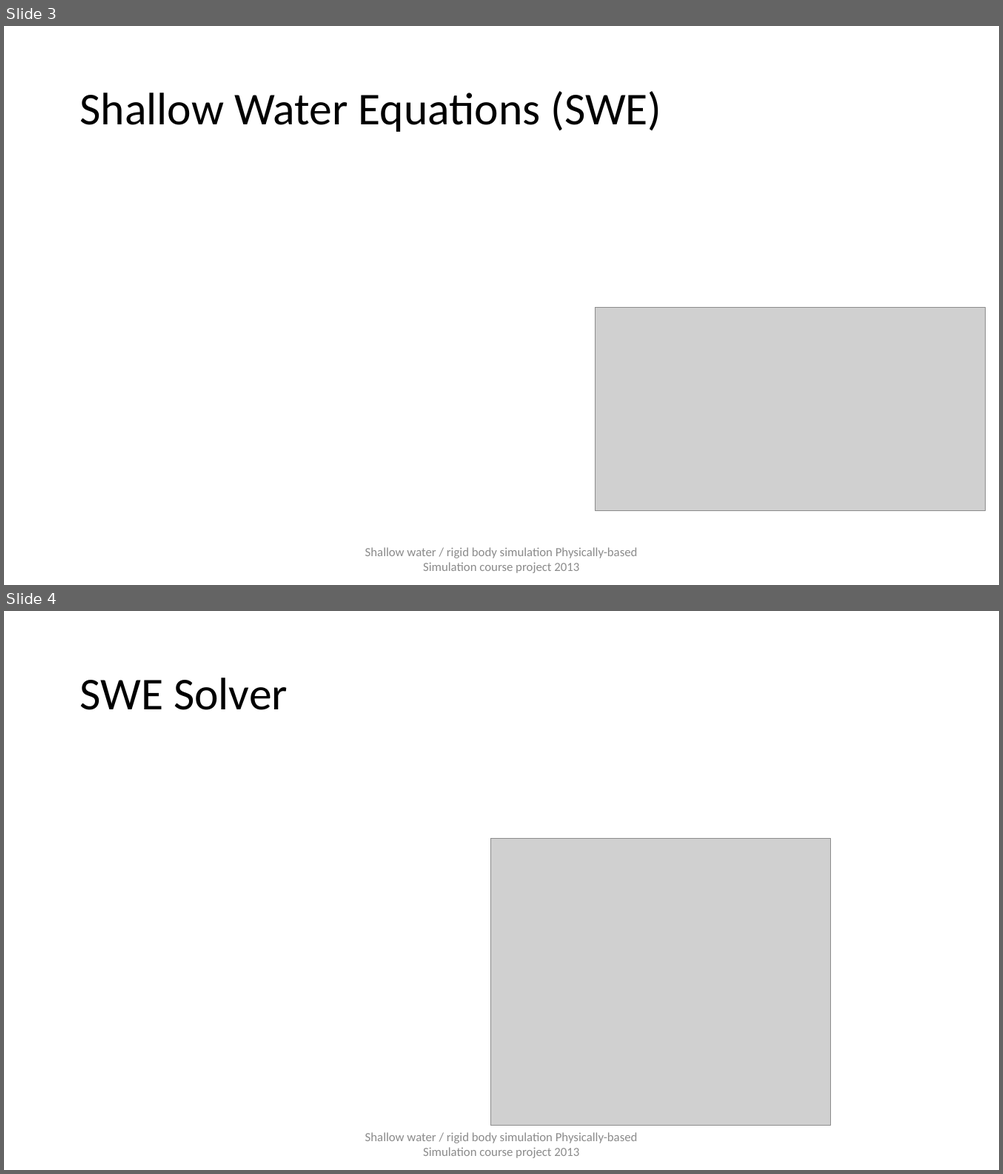
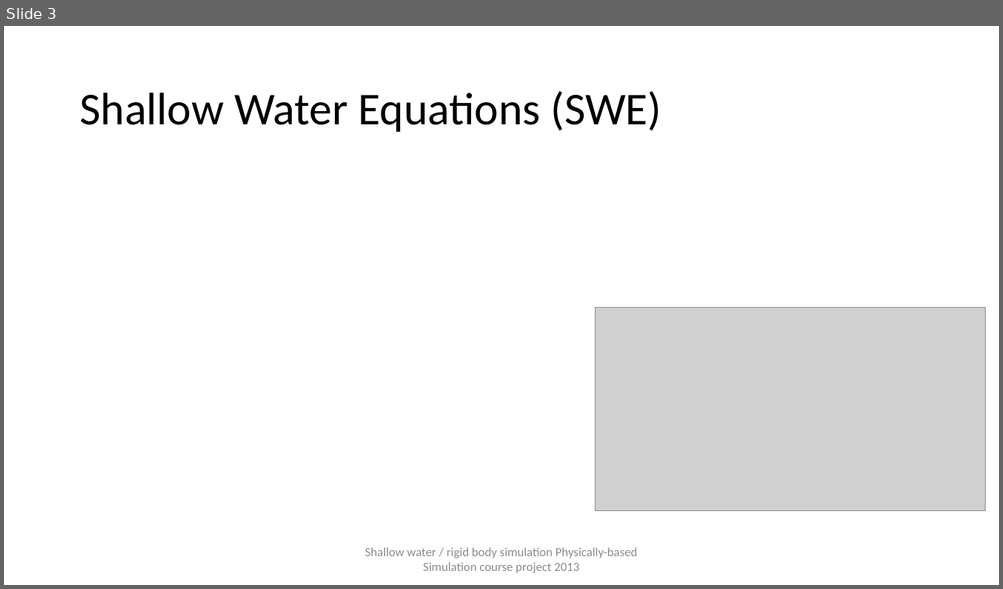
Before and after one commit to remodietlicher/PBSProject, a slide deck: ShallowWater/presentation/Presentation1.pptx. Shown one above the other, each under a label of ours: slides 3 and 4 before the commit, slide 3 after it. The pictures are 1003x1174 and 1003x589 pixels, drawn with LibreOffice and Linux fonts; fonts in the diff are those of the drawing; grey boxes stand for pictures. Boxes give left, top, right and bottom in pixels: in the first picture for what was removed or moved away, otherwise in the second. Text is boxed around its words. In the diff, an @@ line names an element or a change of style, - is before the commit and + after.

```diff
--- a/ShallowWater/presentation/Presentation1.pptx
+++ b/ShallowWater/presentation/Presentation1.pptx
@@ slide 4 removed at bbox=[4, 611, 999, 1170], background #FFFFFF @@
@@ title removed at bbox=[79, 678, 287, 710] @@
-SWE Solver
@@ picture removed at bbox=[490, 839, 830, 1126] @@
@@ text removed at bbox=[365, 1133, 637, 1159] @@
-Shallow water / rigid body simulation Physically-based Simulation course project 2013
```
Also in this commit, not shown: 4 slides changed, 5 other files.
